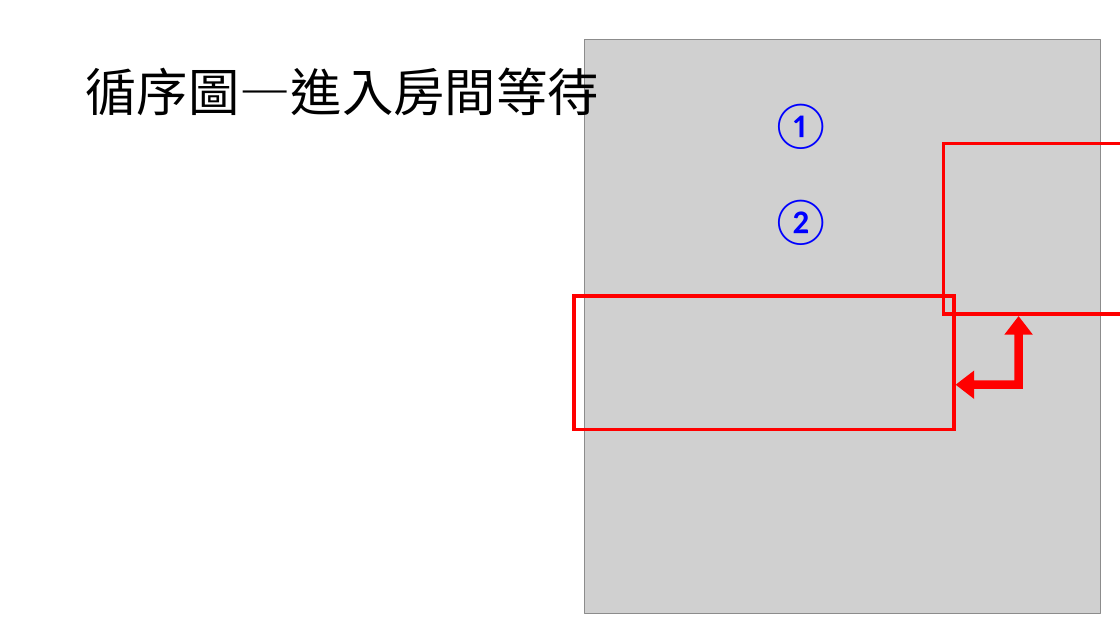
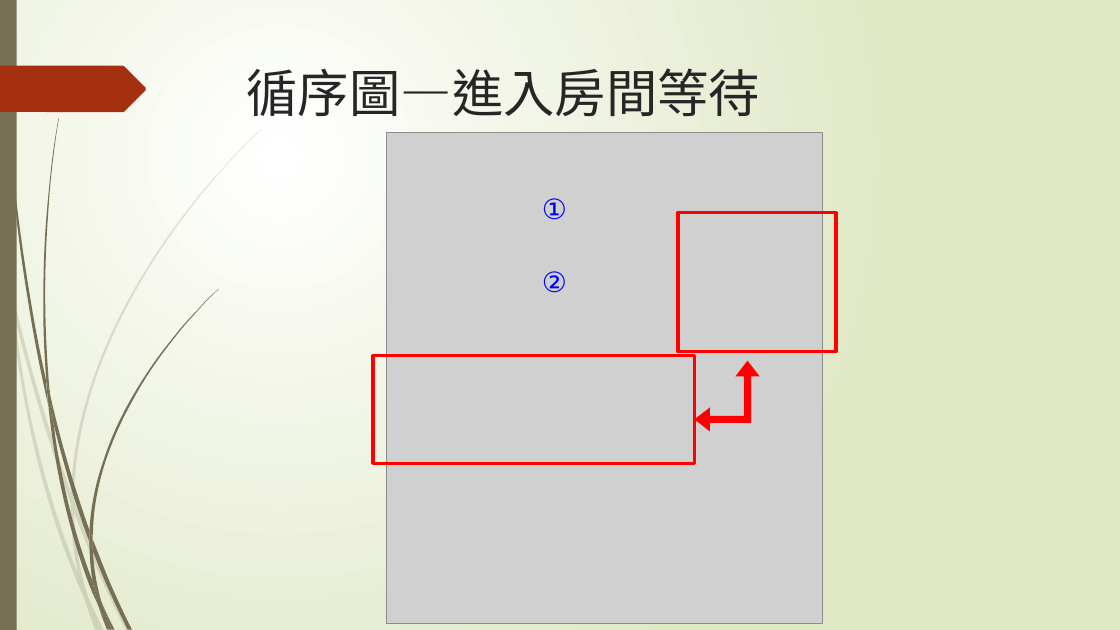
Before and after one commit to Joe-lin-ezra/BattleShip, a slide deck: slide 11 of doc/網路程式設計報告.pptx. Drawn at 1120x630 pixels with LibreOffice and Linux fonts; fonts in the diff are those of the drawing; grey boxes stand for pictures. Boxes give left, top, right and bottom in pixels: in the first picture for what was removed or moved away, otherwise in the second. Text is boxed around its words. In the diff, an @@ line names an element or a change of style, - is before the commit and + after.

```diff
--- a/doc/網路程式設計報告.pptx
+++ b/doc/網路程式設計報告.pptx
@@ background #FFFFFF to gradient #FFFFFF to #DFE8C4 @@
@@ rectangle added at bbox=[0, 0, 17, 630], fill #766F54 @@
@@ title "循序圖—進入房間等待": place and size @@
-title "循序圖—進入房間等待" at bbox=[85, 59, 598, 124]
+title "循序圖—進入房間等待" at bbox=[247, 68, 760, 116]
@@ title "循序圖—進入房間等待" at bbox=[247, 68, 760, 116]: font Calibri to Arial, text colour #000000 to #262626; line spacing 0.9 to 1; vertical alignment middle to top @@
@@ freeform shape added at bbox=[0, 66, 146, 112], fill #A53010 @@
@@ picture: place and size @@
-picture at bbox=[585, 39, 1101, 613]
+picture at bbox=[386, 133, 822, 623]
@@ text "①": place and size @@
-text "①" at bbox=[770, 103, 832, 149]
+text "①" at bbox=[542, 198, 567, 220]
@@ text "①" at bbox=[542, 198, 567, 220]: size 40 to 24 pt, font Calibri to Quicksand @@
@@ rectangle: place and size @@
-rectangle at bbox=[944, 144, 1120, 314]
+rectangle at bbox=[678, 213, 836, 351]
@@ text "②" at bbox=[542, 271, 567, 293]: size 40 to 24 pt, font Calibri to Quicksand @@
@@ text "②": place and size @@
-text "②" at bbox=[770, 199, 832, 245]
+text "②" at bbox=[542, 271, 567, 293]
@@ rectangle: place and size @@
-rectangle at bbox=[574, 296, 954, 429]
+rectangle at bbox=[373, 355, 694, 463]
@@ left up arrow: place and size @@
-left up arrow at bbox=[956, 316, 1033, 399]
+left up arrow at bbox=[695, 360, 760, 431]
@@ group added at bbox=[0, 129, 262, 630]: 10 freeform shapes @@
@@ group added at bbox=[3, 0, 218, 630]: 12 freeform shapes @@
```
Also in this commit, not shown: 12 other slides changed, 1 slide added, 1 slide removed.
